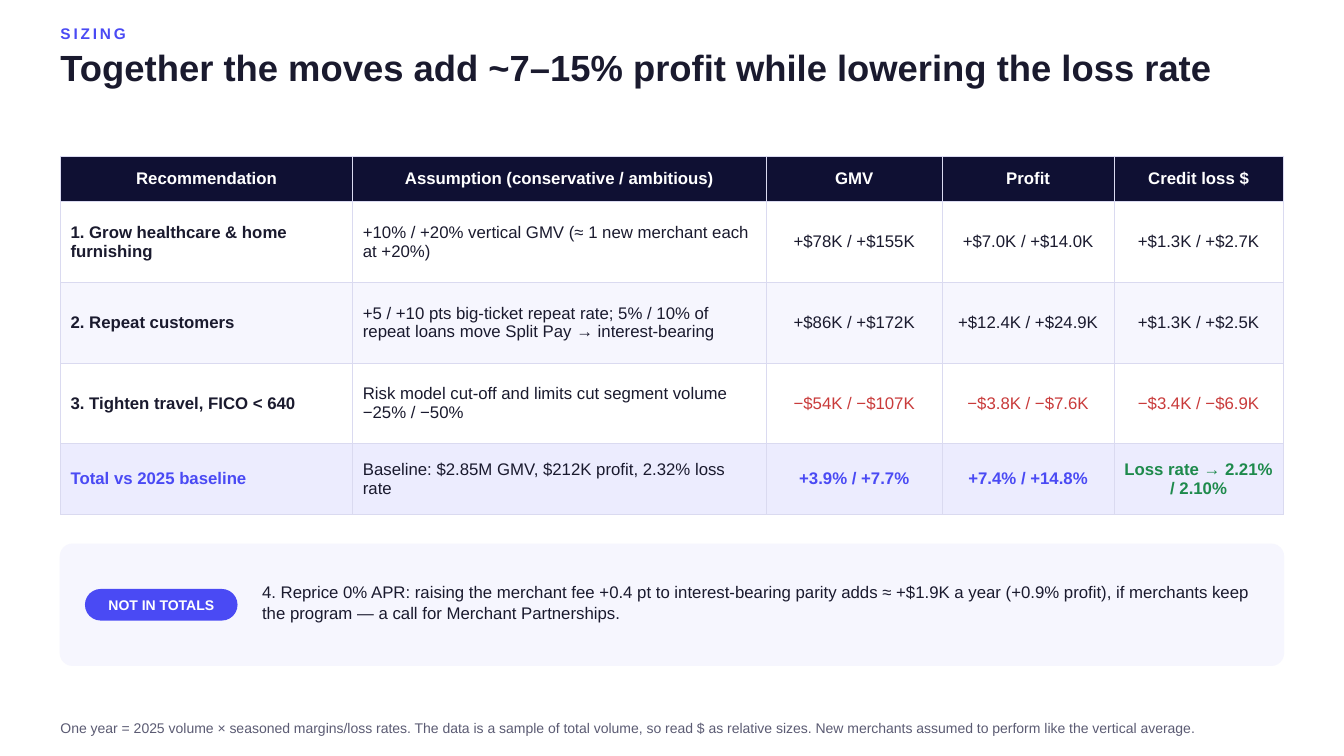
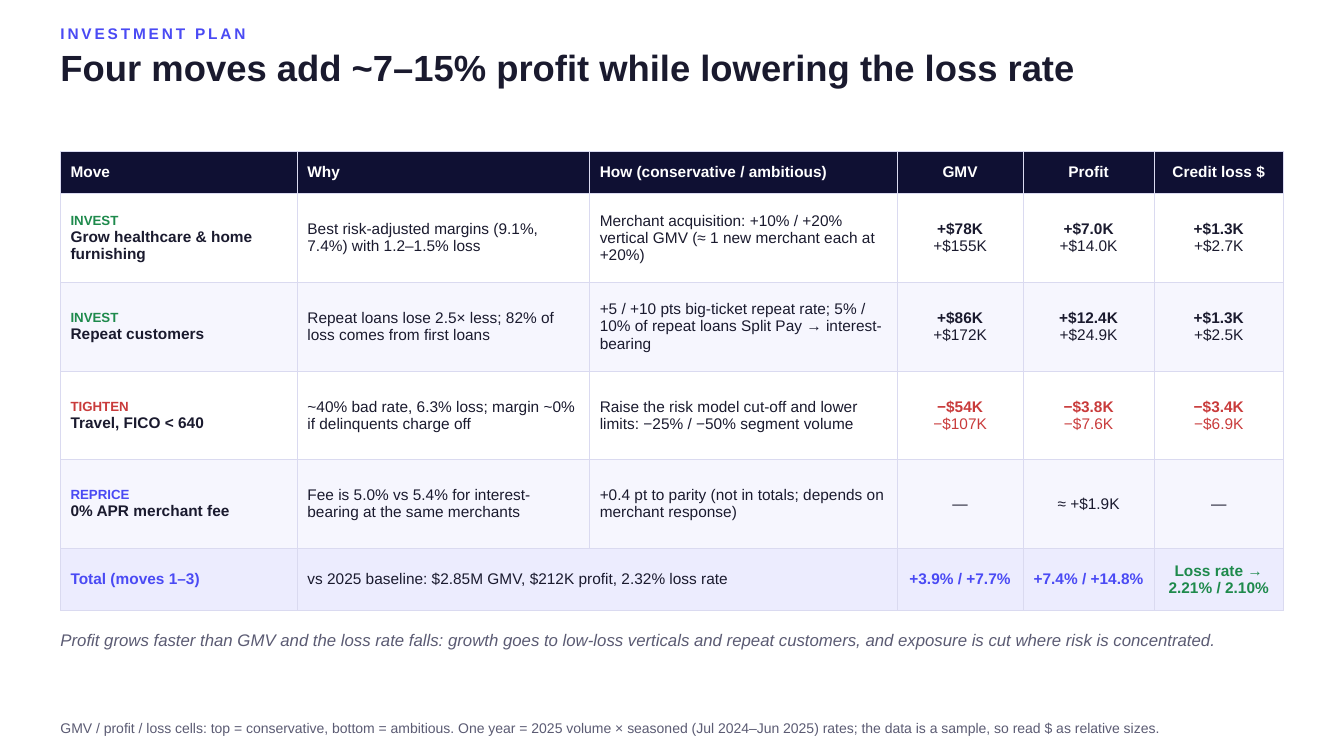
Before and after one commit to BrittanyZ919/Affirm-take-home-assignment, a slide deck: slide 6 of deck/portfolio_recommendation.pptx (slide 7 before the commit). Drawn at 1344x756 pixels with LibreOffice and Linux fonts; fonts in the diff are those of the drawing. Boxes give left, top, right and bottom in pixels: in the first picture for what was removed or moved away, otherwise in the second. Text is boxed around its words. In the diff, an @@ line names an element or a change of style, - is before the commit and + after.

```diff
--- a/deck/portfolio_recommendation.pptx
+++ b/deck/portfolio_recommendation.pptx
@@ text at <box>60,28,245,39</box>: text changed @@
-SIZING
+INVESTMENT PLAN
@@ text at <box>60,54,1075,89</box>: text changed @@
-Together the moves add ~7–15% profit while lowering the loss rate
+Four moves add ~7–15% profit while lowering the loss rate
@@ table at <box>60,151,1284,597</box> @@
-Recommendation | Assumption (conservative / ambitious) | GMV | Profit | Credit loss $
-1. Grow healthcare & home furnishing | +10% / +20% vertical GMV (≈ 1 new merchant each at +20%) | +$78K / +$155K | +$7.0K / +$14.0K | +$1.3K / +$2.7K
-2. Repeat customers | +5 / +10 pts big-ticket repeat rate; 5% / 10% of repeat loans move Split Pay → interest-bearing | +$86K / +$172K | +$12.4K / +$24.9K | +$1.3K / +$2.5K
-3. Tighten travel, FICO < 640 | Risk model cut-off and limits cut segment volume −25% / −50% | −$54K / −$107K | −$3.8K / −$7.6K | −$3.4K / −$6.9K
-Total vs 2025 baseline | Baseline: $2.85M GMV, $212K profit, 2.32% loss rate | +3.9% / +7.7% | +7.4% / +14.8% | Loss rate → 2.21% / 2.10%
+Move | Why | How (conservative / ambitious) | GMV | Profit | Credit loss $
+INVEST / Grow healthcare & home furnishing | Best risk-adjusted margins (9.1%, 7.4%) with 1.2–1.5% loss | Merchant acquisition: +10% / +20% vertical GMV (≈ 1 new merchant each at +20%) | +$78K / +$155K | +$7.0K / +$14.0K | +$1.3K / +$2.7K
+INVEST / Repeat customers | Repeat loans lose 2.5× less; 82% of loss comes from first loans | +5 / +10 pts big-ticket repeat rate; 5% / 10% of repeat loans Split Pay → interest-bearing | +$86K / +$172K | +$12.4K / +$24.9K | +$1.3K / +$2.5K
+TIGHTEN / Travel, FICO < 640 | ~40% bad rate, 6.3% loss; margin ~0% if delinquents charge off | Raise the risk model cut-off and lower limits: −25% / −50% segment volume | −$54K / −$107K | −$3.8K / −$7.6K | −$3.4K / −$6.9K
+REPRICE / 0% APR merchant fee | Fee is 5.0% vs 5.4% for interest-bearing at the same merchants | +0.4 pt to parity (not in totals; depends on merchant response) | — | ≈ +$1.9K | —
+Total (moves 1–3) | vs 2025 baseline: $2.85M GMV, $212K profit, 2.32% loss rate |  | +3.9% / +7.7% | +7.4% / +14.8% | Loss rate → 2.21% / 2.10%
@@ table: place and size @@
-table at <box>60,156,1284,498</box>
+table at <box>60,151,1284,597</box>
@@ rounded rectangle removed at <box>60,544,1284,665</box> @@
@@ rounded rectangle removed at <box>86,590,237,620</box> @@
@@ text removed at <box>262,585,1248,623</box> @@
-4. Reprice 0% APR: raising the merchant fee +0.4 pt to interest-bearing parity adds ≈ +$1.9K a year (+0.9% profit), if merchants keep the program — a call for Merchant Partnerships.
@@ text removed at <box>108,600,215,610</box> @@
-NOT IN TOTALS
@@ text added at <box>60,634,1215,650</box>, 12 pt, text #5B5B73, italic @@
+Profit grows faster than GMV and the loss rate falls: growth goes to low-loss verticals and repeat customers, and exposure is cut where risk is concentrated.
@@ text at <box>60,723,1160,736</box>: text changed @@
-One year = 2025 volume × seasoned margins/loss rates. The data is a sample of total volume, so read $ as relative sizes. New merchants assumed to perform like the vertical average.
+GMV / profit / loss cells: top = conservative, bottom = ambitious. One year = 2025 volume × seasoned (Jul 2024–Jun 2025) rates; the data is a sample, so read $ as relative sizes.
```
Also in this commit, not shown: 2 other slides changed, 1 slide added, 1 slide removed, 2 other files.
